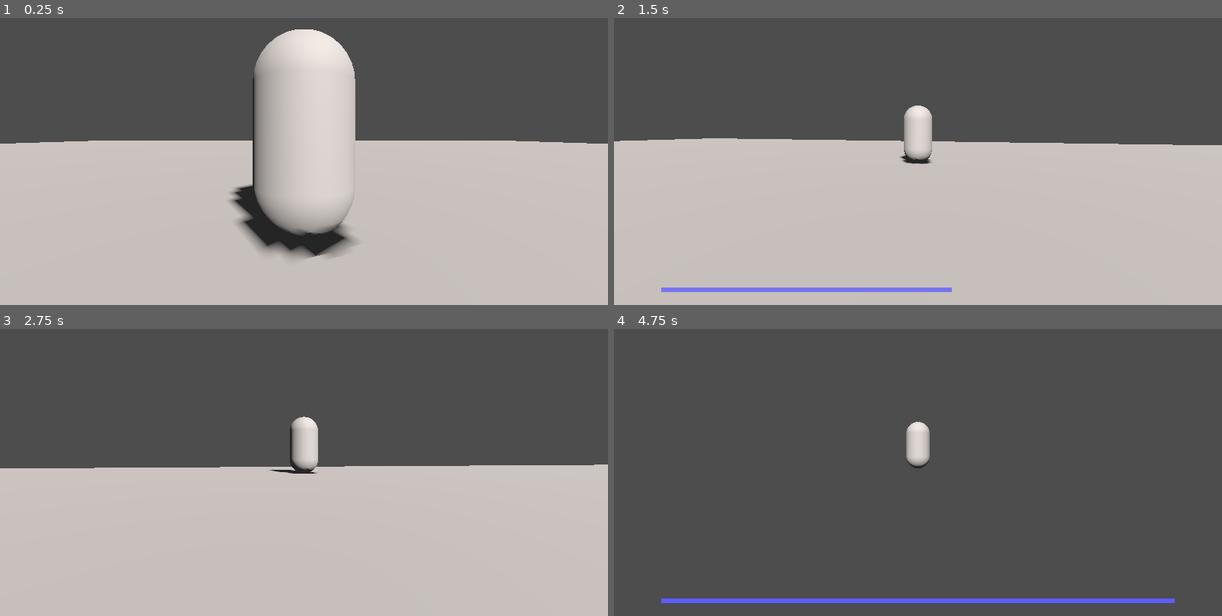
Above: before the commit, frames 1-4 (two rows, left to right).
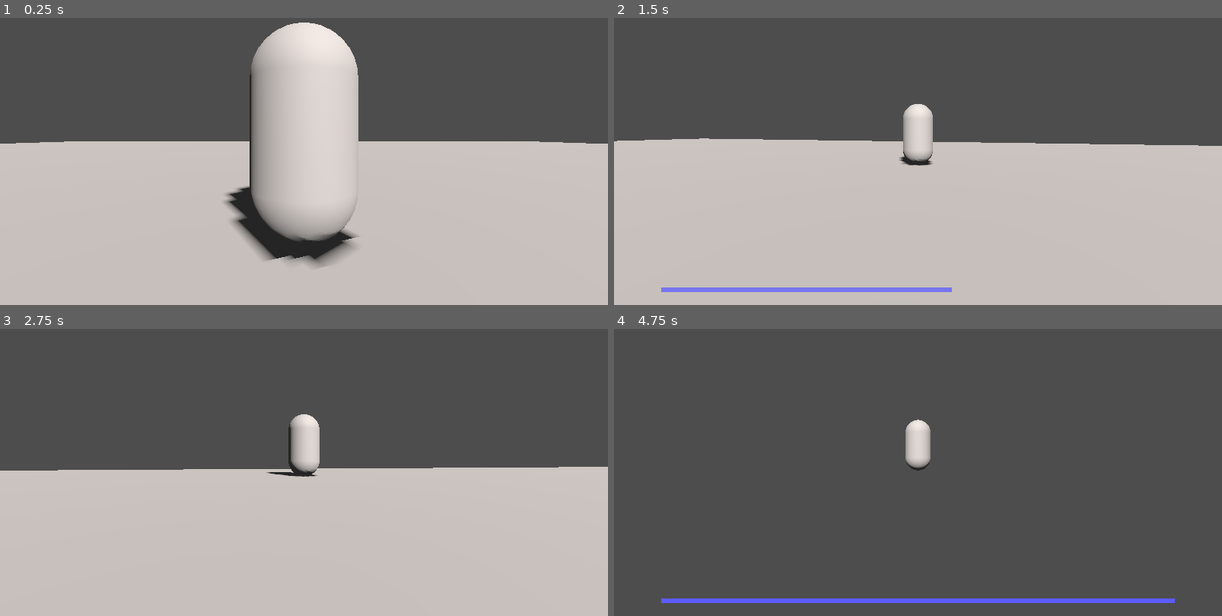
Above: after the commit, the same moments.

Repository: Into-The-Maze/arkanyx-nv
Game: Godot game, scene res://Scenes/world.tscn
The game is run twice, just before and just after one commit, with the same random seed, the same clock (stepped at 60 frames per second) and the same inputs.
Inputs (mouse positions are in pixels of both pictures, inside the frame that each line leads up to):
- Up to frame 1 (0.25 s): no input
- Up to frame 2 (1.5 s): move the mouse to (948, 132) at 0.52 s; hold W (move_forward) from 0.53 s (still down); right-click (948, 132) at 0.6 s; tap Space (jump) at 0.77 s; move the mouse to (887, 135) at 1.27 s; tap Shift (sprint) at 1.35 s
- Up to frame 3 (2.75 s): keep holding W (move_forward); tap Space (jump) at 1.52 s; move the mouse to (316, 438) at 2.02 s; right-click (316, 438) at 2.1 s
- Up to frame 4 (4.75 s): keep holding W (move_forward); move the mouse to (911, 449) at 2.77 s; tap Shift (sprint) at 2.85, 4.35 s; tap Space (jump) at 3.02, 3.77, 4.52 s; move the mouse to (960, 449) at 3.52 s; right-click (960, 449) at 3.6 s; tap Enter at 4.25 s; move the mouse to (869, 440) at 4.27 s

The runs differ from the first frame. In frame 1, 2.9% of the frame differs, in the area x 14-97%, y 1-87%; in frame 2, 0.3%; in frame 3, 1.0%; in frame 4, 0.2%.

Commit message:
dynamic fov
not really menu related sorry :)

Diff:
--- a/Scripts/Player/movement.gd
+++ b/Scripts/Player/movement.gd
@@ -4,6 +4,13 @@
 @export var max_speed: float = 4.0
 @export var sprint_speed_multiplier: float = 1.75
 @export var acceleration: float = 40.0
+
+# FOV Dynamics
+@export var base_fov: float = 70.0
+@export var max_fov: float = 120.0
+@export var fov_speed_threshold: float = 5.0
+@export var fov_scale_factor: float = 1.75
+@export var fov_smoothing: float = 4.0
 
 # JUMPING PARAMTERS
 @export var gravity: float = 20
@@ -176,6 +183,18 @@
 		dodge_cooldown_timer = dodge_cooldown
 		dodge_penalty_timer = dodge_penalty_slowdown_duration
 
+	# APPLY DYNAMIC FOV
+	var speed = horizontal_velocity.length()
+	var target_fov: float = base_fov
+	if speed > fov_speed_threshold:
+		var excess_speed = speed - fov_speed_threshold
+		target_fov = base_fov + (excess_speed * fov_scale_factor)
+		target_fov = clamp(target_fov, base_fov, max_fov)
+
+	# Smoothly interpolate FOV toward target
+	camera.fov = lerp(camera.fov, target_fov, delta * fov_smoothing)
+
+
 	# APPLYING MOVEMENT
 	velocity = current_velocity
 	move_and_slide()
